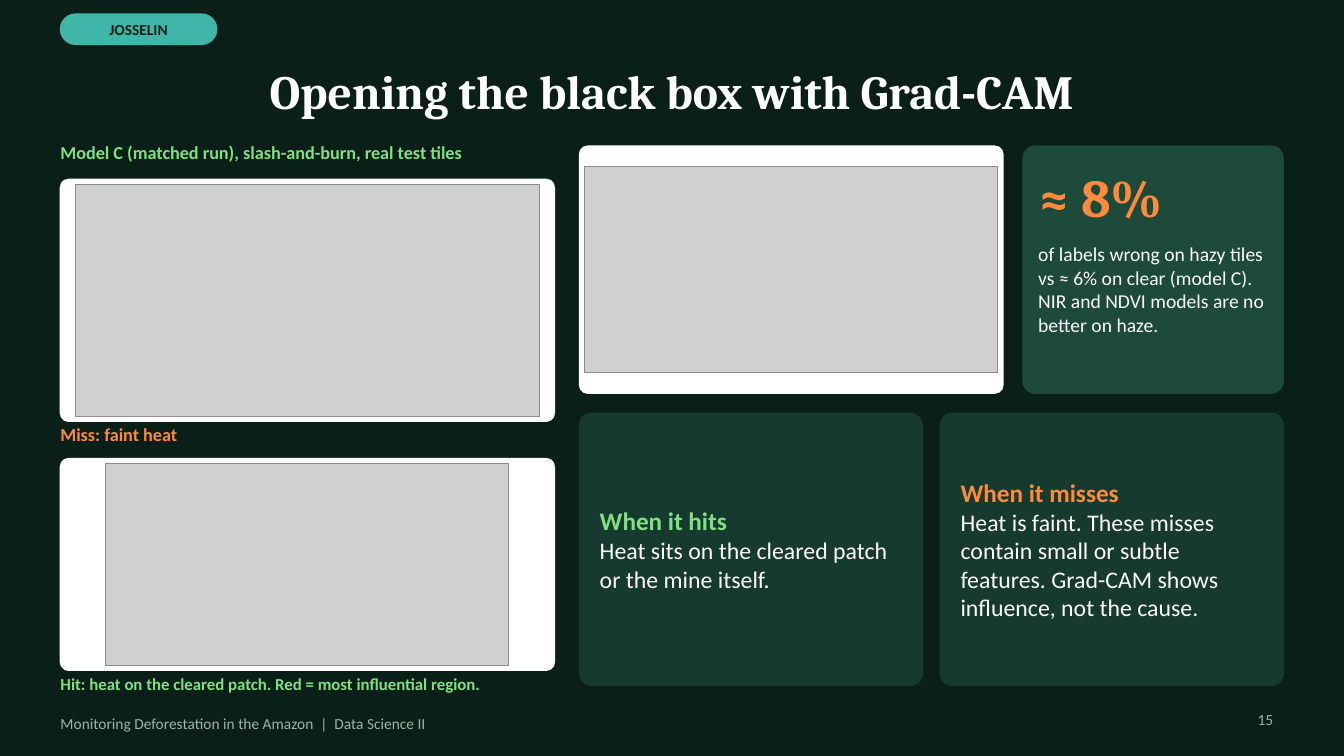
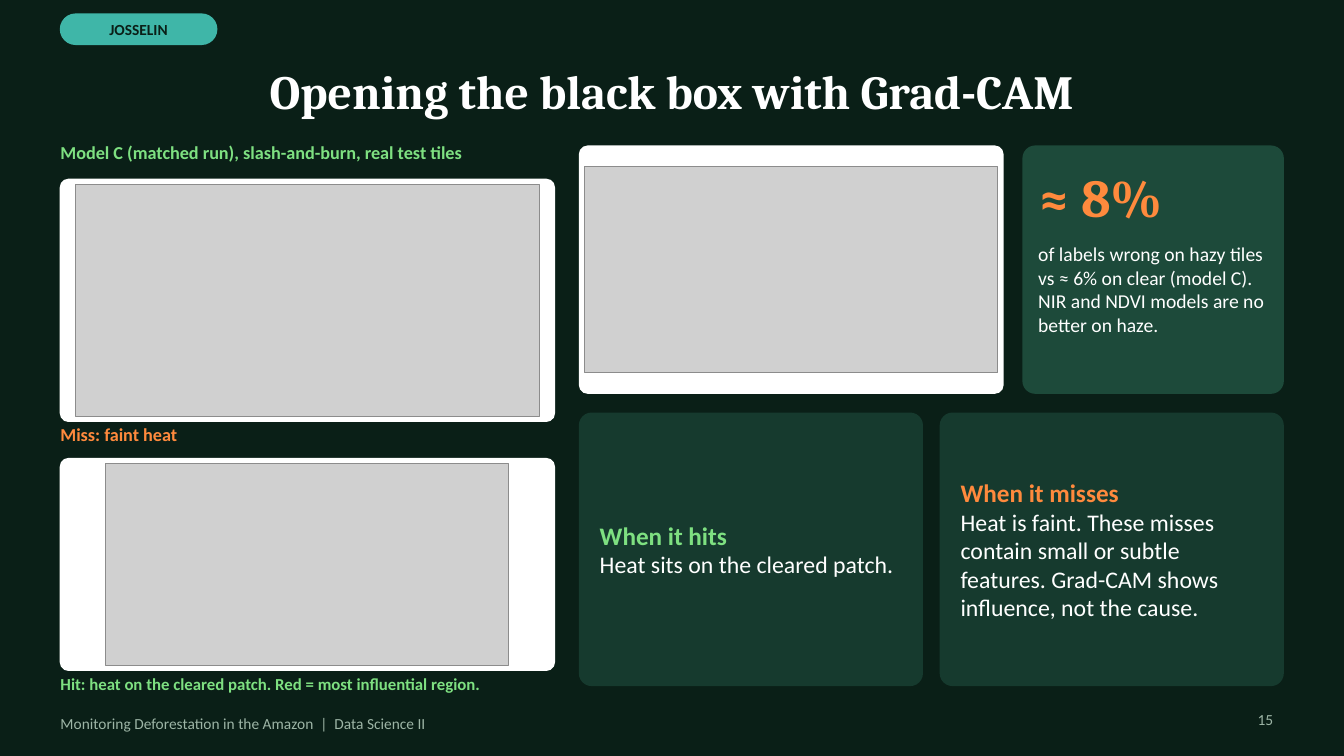
Before and after one commit to MehrabAzan/Amazon-Deforestation, a slide deck: slide 15 of Amazon_Deforestation_DeepLearning.pptx. Drawn at 1344x756 pixels with LibreOffice and Linux fonts; fonts in the diff are those of the drawing; grey boxes stand for pictures. Boxes give left, top, right and bottom in pixels: in the first picture for what was removed or moved away, otherwise in the second. Text is boxed around its words. In the diff, an @@ line names an element or a change of style, - is before the commit and + after.

```diff
--- a/Amazon_Deforestation_DeepLearning.pptx
+++ b/Amazon_Deforestation_DeepLearning.pptx
@@ text at (600, 556, 893, 577): text changed @@
-Heat sits on the cleared patch or the mine itself.
+Heat sits on the cleared patch.
```
Also in this commit, not shown: 6 other slides changed.
